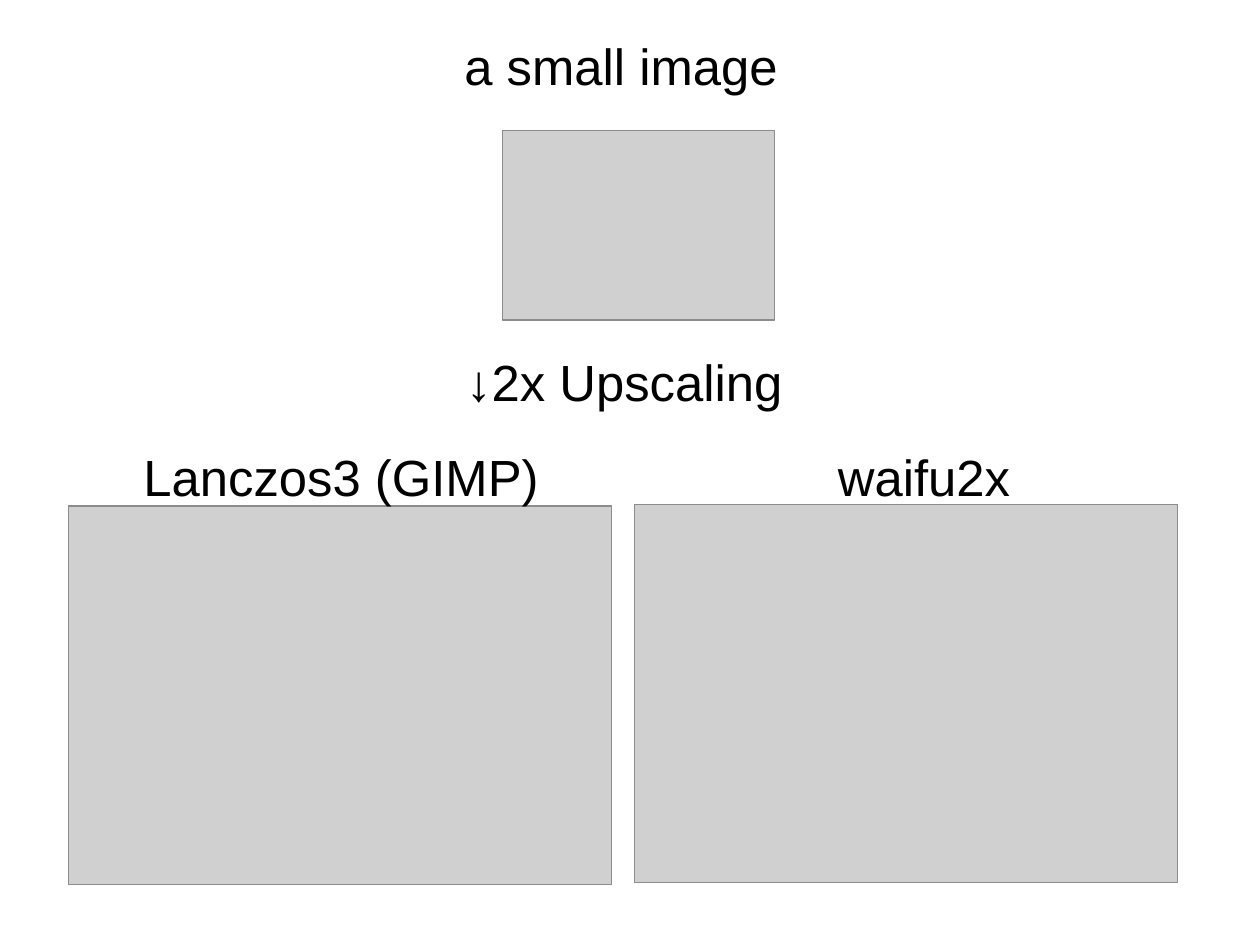
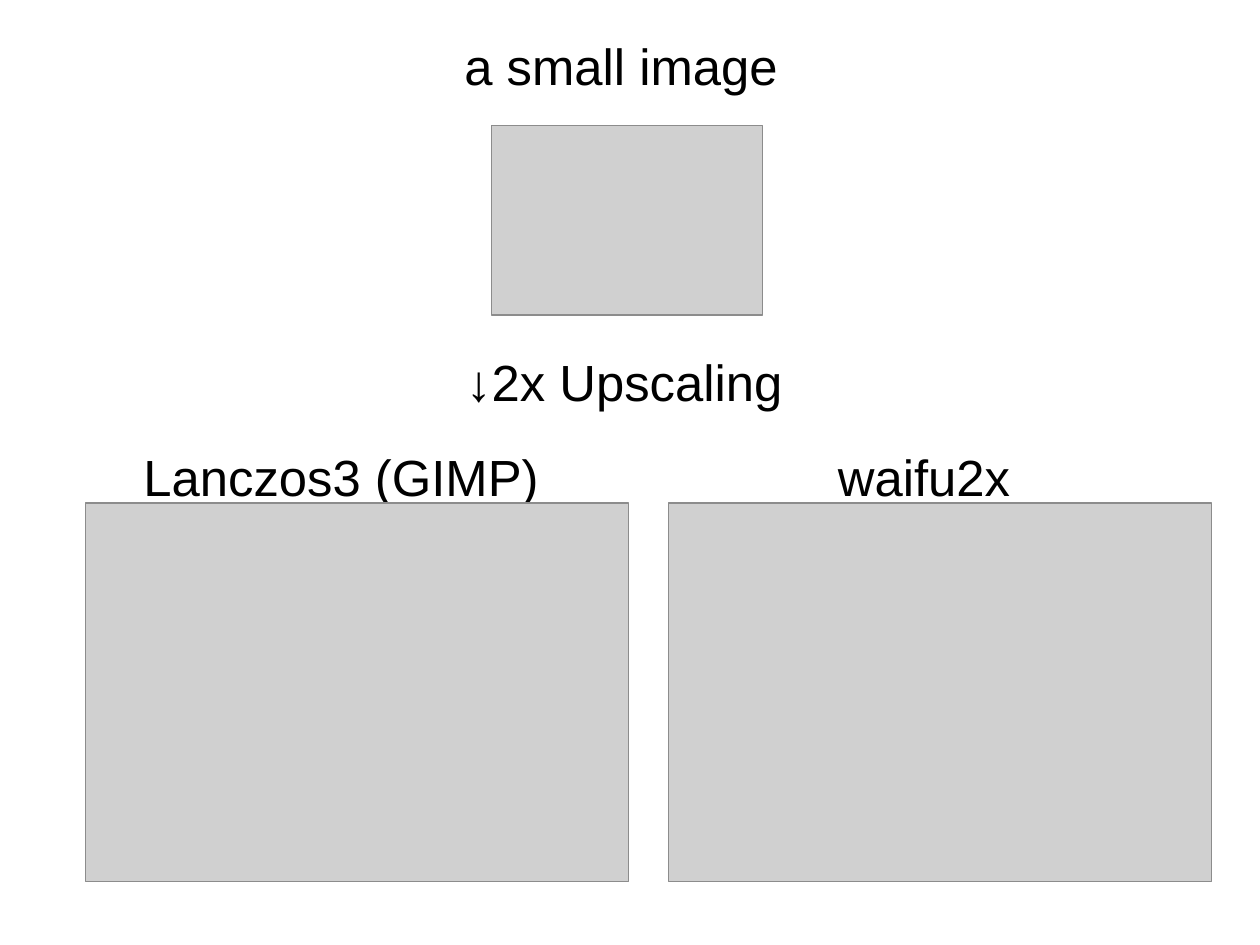
Before and after one commit to nagadomi/waifu2x, a slide deck: slide 1 of images/slide.odp. Drawn at 1260x945 pixels with LibreOffice and Linux fonts; fonts in the diff are those of the drawing; grey boxes stand for pictures. Boxes give left, top, right and bottom in pixels: in the first picture for what was removed or moved away, otherwise in the second. Text is boxed around its words. In the diff, an @@ line names an element or a change of style, - is before the commit and + after.

```diff
--- a/images/slide.odp
+++ b/images/slide.odp
@@ picture: place and size @@
-picture at (503, 130, 774, 320)
+picture at (492, 126, 763, 316)
@@ picture: place and size @@
-picture at (69, 507, 612, 885)
+picture at (86, 503, 629, 882)
@@ picture: place and size @@
-picture at (635, 504, 1178, 883)
+picture at (669, 503, 1212, 882)
```
Also in this commit, not shown: 1 other slide changed, 33 other files.
